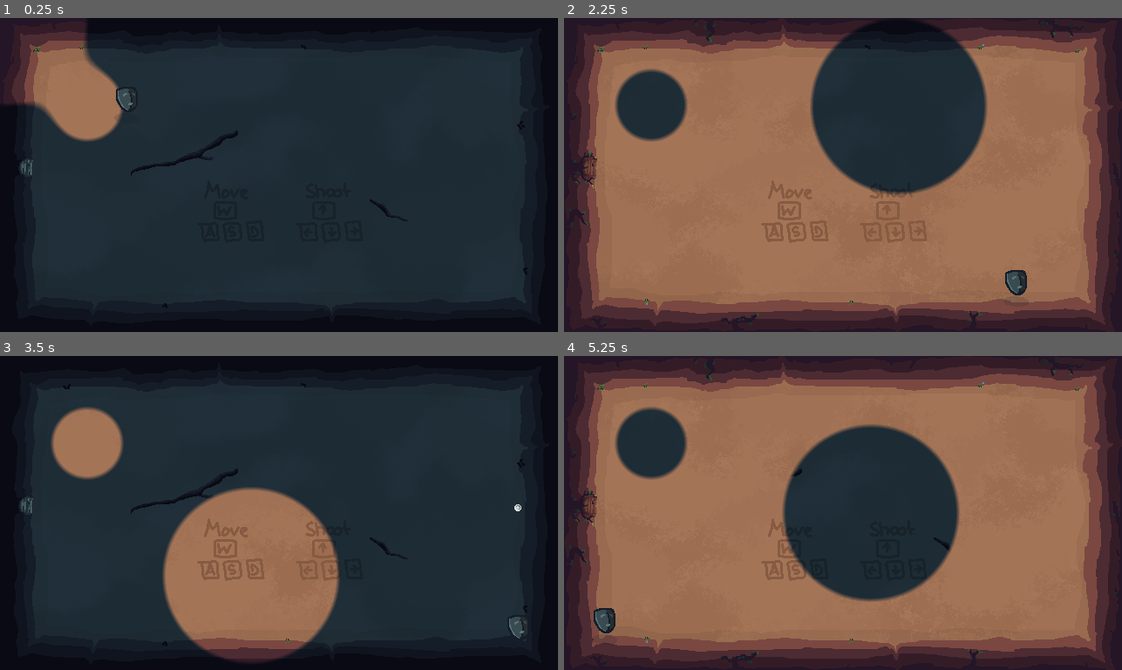
Above: before the commit, frames 1-4 (two rows, left to right).
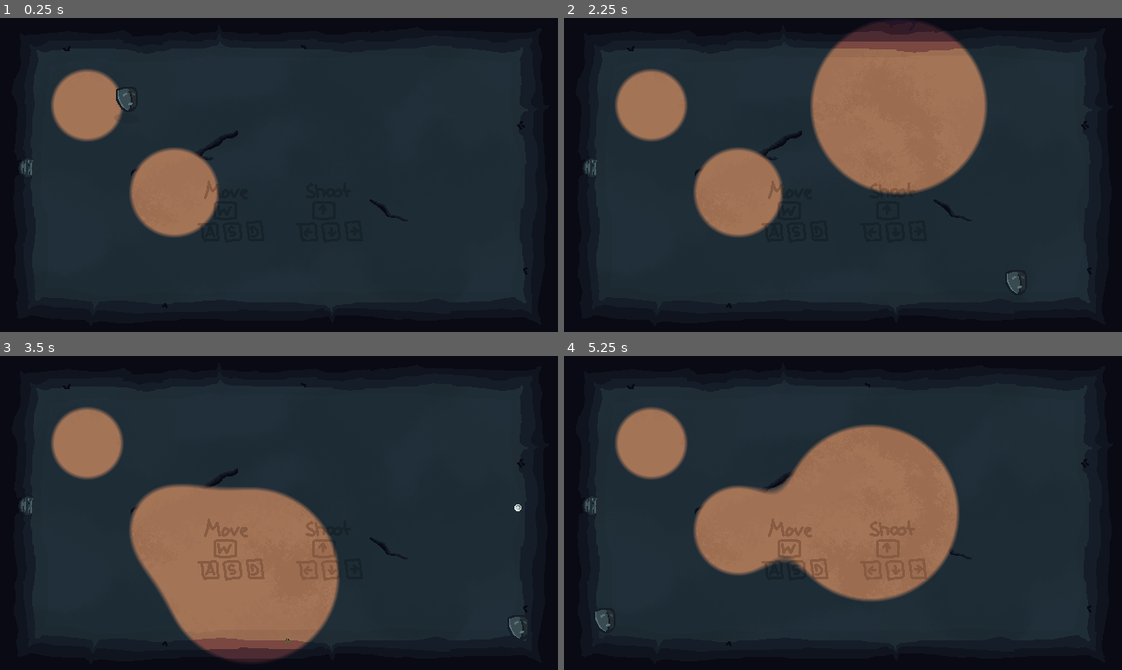
Above: after the commit, the same moments.

Repository: MarcelBlasius/Global-Game-Jam-2026
Game: Godot game, scene res://scenes/bela/bela_test.tscn
Two runs of this game, one before a commit and one after it. Both use one fixed random seed, a clock stepped at 60 frames per second and the inputs below.
Inputs (mouse positions are in pixels of both pictures, inside the frame that each line leads up to):
- Up to frame 1 (0.25 s): no input
- Up to frame 2 (2.25 s): tap Enter at 0.5 s; move the mouse to (965, 159) at 0.52 s; hold D (right) 0.53-1.28 s; tap Shift at 0.6, 1.35, 2.1 s; click (965, 159) at 0.67 s; move the mouse to (731, 190) at 1.27 s; hold S (down) 1.28-2.03 s; click (731, 190) at 1.42 s; move the mouse to (898, 105) at 2.02 s; hold D (right) from 2.03 s (still down); click (898, 105) at 2.17 s
- Up to frame 3 (3.5 s): tap Space at 2.75 s; move the mouse to (251, 575) at 2.77 s; release D (right) at 2.78 s; hold Up (shoot up) from 2.78 s (still down); tap Shift at 2.85 s; click (251, 575) at 2.92 s
- Up to frame 4 (5.25 s): tap Enter at 3.5 s; move the mouse to (1010, 560) at 3.52 s; release Up (shoot up) at 3.53 s; hold A (left) 3.53-5.03 s; tap Shift at 3.6, 4.35, 5.1 s; click (1010, 560) at 3.67 s; move the mouse to (675, 465) at 4.27 s; click (675, 465) at 4.42 s; move the mouse to (870, 513) at 5.02 s; hold S (down) from 5.03 s (still down); click (870, 513) at 5.17 s

The runs differ from the first frame. In frame 1, 7.6% of the frame differs, in the area x 0-40%, y 0-70%; in frame 2, 96%, in the area x 0-100%, y 0-100%; in frame 3, 2.7%; in frame 4, 96%.

Commit message:
added alpha difference blending

Diff:
--- a/spectra/scripts/alpha.gd
+++ b/spectra/scripts/alpha.gd
@@ -1,11 +1,48 @@
 extends MeshInstance2D
 
+class MaskPos:
+	var pos: Vector2
+	var radius: float
+	var worldBit : float
+
 var mat : ShaderMaterial
+var posList : Array[MaskPos]
+const arrayMaxLength := 5
+const arrayElementSize := 4
+
+func setPosAndRad():
+	var posVals := []
+	posVals.resize(arrayMaxLength * arrayElementSize)
+
+	for i in range(arrayMaxLength):
+		posVals[i * 4] = posList[i].pos.x
+		posVals[i * 4 + 1] = posList[i].pos.y
+		posVals[i * 4 + 2] = posList[i].radius
+		posVals[i * 4 + 3] = posList[i].worldBit
+
+	material.set_shader_parameter("posValues", posVals)
+	material.set_shader_parameter("value_count", arrayMaxLength)
 # Called when the node enters the scene tree for the first time.
 func _ready() -> void:
+	posList.resize(arrayMaxLength)
+	for i in range(arrayMaxLength):
+		var pos := MaskPos.new()
+		pos.pos = Vector2(-10000, -10000)
+		pos.radius = -10000
+		posList[i] = pos
+
 	mat = material as ShaderMaterial
-	mat.set_shader_parameter("point2", Vector2(100, 100))
-	mat.set_shader_parameter("radius2", 40)
+
+	#var maskPos = MaskPos.new()
+	#maskPos.pos = Vector2(100, 100)
+	#maskPos.radius = 40
+	posList[1].pos = Vector2(100, 100)
+	posList[1].radius = 40
+	posList[1].worldBit = 0.0
+
+	posList[2].pos = Vector2(200, 200)
+	posList[2].radius = 50
+	setPosAndRad()
 	pass # Replace with function body.
 
 var mouse_pos: Vector2
@@ -42,7 +79,9 @@
 # Called every frame. 'delta' is the elapsed time since the previous frame.
 func _process(_delta: float) -> void:
 	if (mouse_pressed):
-		mat.set_shader_parameter("point1", mouse_pos)
-	mat.set_shader_parameter("radius1", mouse_scroll * 100)
-	mat.set_shader_parameter("invertWorld", invert_world)
+		posList[0].pos = mouse_pos
+	posList[0].radius = mouse_scroll * 100
+	posList[0].worldBit = invert_world if 1 else 0
+	setPosAndRad()
+
 	pass
--- a/spectra/shaders/alpha.gdshader
+++ b/spectra/shaders/alpha.gdshader
@@ -1,12 +1,9 @@
 shader_type canvas_item;
 
+uniform float posValues[20]; // position  and radius packed together in 4 values
+uniform int value_count;
 
-uniform vec2 point1;
-uniform float radius1;
 uniform float corona = 40;
-uniform vec2 point2;
-uniform float radius2;
-uniform bool invertWorld;
 //void vertex() {
 	//// Called for every vertex the material is visible on.
 //}
@@ -58,19 +55,69 @@
     return mix(d2, d1, h) - k * h * (1.0 - h);
 }
 
+float smoothIntersection(float d1, float d2, float k)
+{
+    float h = clamp(0.5 - 0.5 * (d2 - d1) / k, 0.0, 1.0);
+    return mix(d2, d1, h) + k * h * (1.0 - h);
+}
+
+float smoothDifference(float d1, float d2, float k)
+{
+    float h = clamp(0.5 - 0.5 * (d2 + d1) / k, 0.0, 1.0);
+    return mix(d2, -d1, h) + k * h * (1.0 - h);
+}
+
 void fragment() {
 	// Called for every pixel the material is visible on.
 	vec2 uv = UV * vec2(640, 360);
-	float dist1 = calcDist(uv, point1, radius1);
-	float dist2 = calcDist(uv, point2, radius2);
-	float distResult = smoothUnion(dist1, dist2, 50);
+	float distResult = 9999999.0;
+	for(int i = 0; i< value_count; i++)
+	{
+		int index = i * 4;
+		float worldBit = posValues[index + 3];
+		if (worldBit == 1.0)
+		{
+			continue;
+		}
+
+		vec2 point = vec2(posValues[index], posValues[index +1]);
+		float radius = posValues[index + 2];
+
+		float dist = calcDist(uv, point, radius);
+
+		distResult = smoothUnion(distResult, dist, 50);
+		//distResult = unionSDF(distResult, dist);
+	}
+
+	for(int i = 0; i< value_count; i++)
+	{
+		int index = i * 4;
+		float worldBit = posValues[index + 3];
+		if (worldBit == 0.0)
+		{
+			continue;
+		}
+
+		vec2 point = vec2(posValues[index], posValues[index +1]);
+		float radius = posValues[index + 2];
+
+		float dist = calcDist(uv, point, radius);
+
+		dist *= 1.0;
+		float union = smoothUnion(distResult, dist, 50);
+		//float union = unionSDF(distResult, dist);
+		//float intersection = intersectionSDF(distResult, dist);
+		//distResult = differenceSDF(union, intersection);
+		float intersection = smoothIntersection(distResult, dist, 20);
+		distResult = differenceSDF(union, intersection);
+	}
 
     float a = calcAlpha(distResult);
 
-	if (invertWorld)
-	{
-		a = 1.0 - a;
-	}
+	//if (invertWorld)
+	//{
+		//a = 1.0 - a;
+	//}
 
 	COLOR = vec4(a, a, a, 1);
 }
